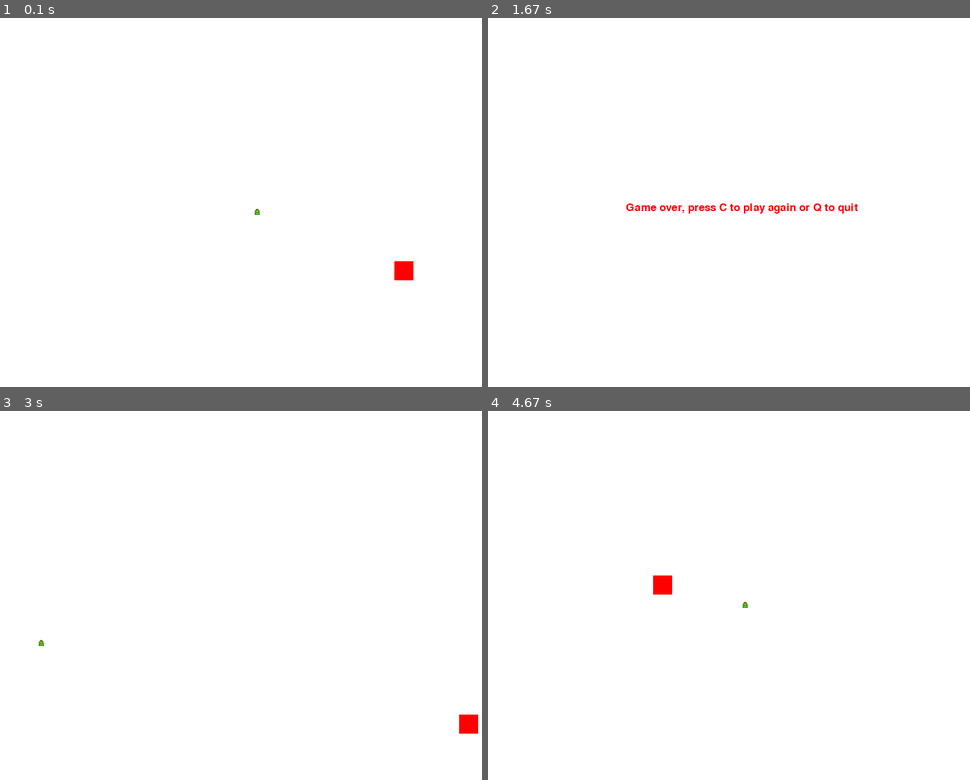
Above: before the commit, frames 1-4 (two rows, left to right).
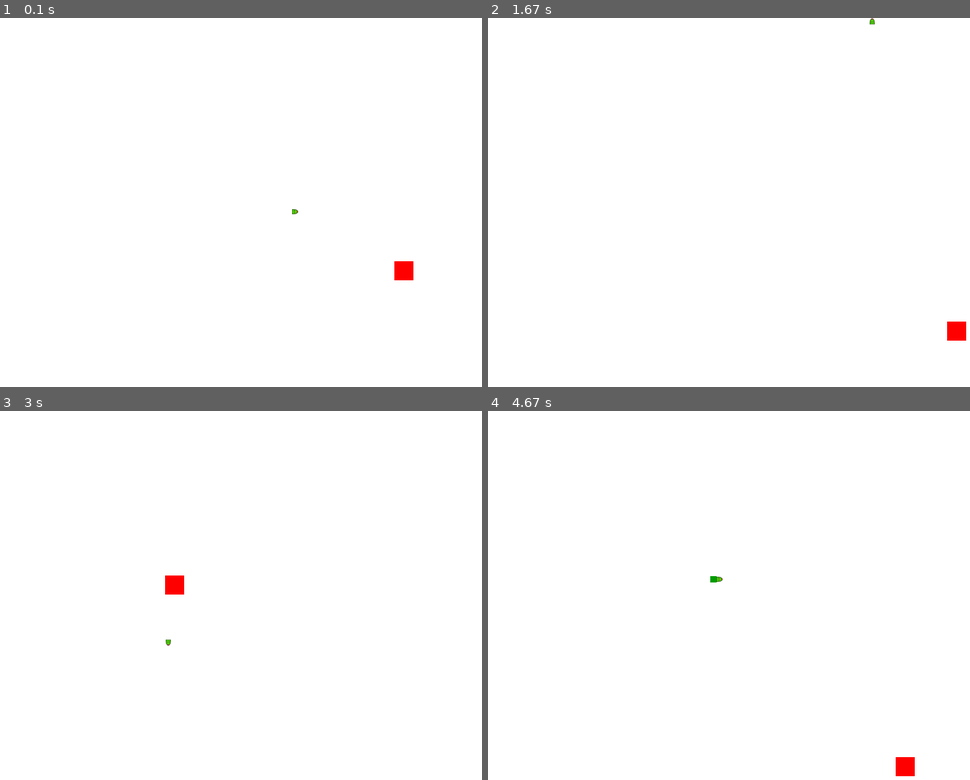
Above: after the commit, the same moments.

Repository: jchen236/pygame_fun
Game: pygame game, started from tutorial_1/framework.py
Same seed, same stepped clock (60 frames per second), same inputs: the game is played once before the commit and once after it.
Inputs:
- Up to frame 1 (0.1 s): no input
- Up to frame 2 (1.67 s): hold Right 0.33-0.8 s; tap C at 0.83 s; hold Up 1.17-1.47 s
- Up to frame 3 (3 s): tap C at 2 s; hold Left 2.33-2.87 s; hold Down from 2.9 s (still down)
- Up to frame 4 (4.67 s): tap C at 3.05, 4.22 s; release Down at 3.2 s; hold Left 3.23-3.63 s; hold Up 3.67-4.03 s; hold Right from 4.07 s (still down)

The runs differ from the first frame. In frame 1, less than 0.1% of the frame differs, in the area x 52-62%, y 51-54%; in frame 2, 0.7%, in the area x 28-100%, y 0-88%; in frame 3, 0.4%; in frame 4, 0.5%.

Commit message:
Add logic to rotate the head

Diff:
--- a/tutorial_1/framework.py
+++ b/tutorial_1/framework.py
@@ -14,6 +14,7 @@
 BLOCK_SIZE = 10
 APPLE_THICKNESS = 30
 
+
 # INITIALIZATION
 pygame.init()
 gameDisplay = pygame.display.set_mode((DISPLAY_WIDTH, DISPLAY_HEIGHT))
@@ -21,10 +22,20 @@
 
 img = pygame.image.load('./snakehead2.png')
 font = pygame.font.SysFont(None, 25)
+direction = "right"
 
 def snake(snake_list):
+    if direction == "right":
+        head = pygame.transform.rotate(img, 270)
+    if direction == "left":
+        head = pygame.transform.rotate(img, 90)
+    if direction == "up":
+        head = img
+    if direction == "down":
+        head = pygame.transform.rotate(img, 180)
 
-    gameDisplay.blit(img, (snake_list[-1][0], snake_list[-1][1]))
+
+    gameDisplay.blit(head, (snake_list[-1][0], snake_list[-1][1]))
     for xy in snake_list[:-1]:
         pygame.draw.rect(gameDisplay, GREEN, [xy[0], xy[1], BLOCK_SIZE, BLOCK_SIZE])
 
@@ -37,14 +48,16 @@
     gameDisplay.blit(screen_text, [DISPLAY_WIDTH/2 - screen_text.get_width()/2, DISPLAY_HEIGHT/2 - screen_text.get_height()/2])
 
 def gameLoop():
+    global direction
+    gameExit = False
+    gameOver = False
     lead_x = DISPLAY_WIDTH / 2
     lead_y = DISPLAY_HEIGHT / 2
-    lead_x_change = 0
+    lead_x_change = 10
     lead_y_change = 0
     rand_apple_x = round(random.randrange(0, DISPLAY_WIDTH - APPLE_THICKNESS))#/10.0) * 10.0
     rand_apple_y = round(random.randrange(0, DISPLAY_HEIGHT - APPLE_THICKNESS))#/10.0) * 10.0
-    gameExit = False
-    gameOver = False
+
     snake_list = []
     snake_length = 1
 
@@ -69,15 +82,19 @@
                 gameExit = True
             if event.type == pygame.KEYDOWN:
                 if event.key == pygame.K_LEFT:
+                    direction = "left"
                     lead_x_change = -BLOCK_SIZE
                     lead_y_change = 0
                 elif event.key == pygame.K_RIGHT:
+                    direction = "right"
                     lead_x_change = BLOCK_SIZE
                     lead_y_change = 0
                 elif event.key == pygame.K_UP:
+                    direction = "up"
                     lead_y_change = -BLOCK_SIZE
                     lead_x_change = 0
                 elif event.key == pygame.K_DOWN:
+                    direction = "down"
                     lead_y_change = BLOCK_SIZE
                     lead_x_change = 0
 
